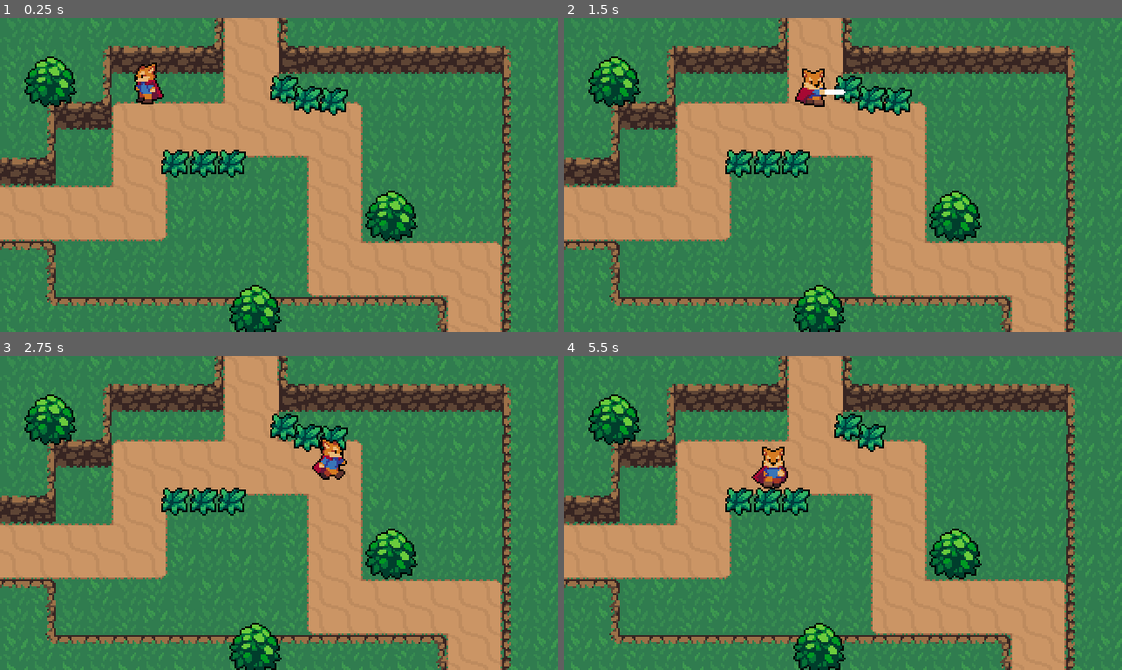
Above: before the commit, frames 1-4 (two rows, left to right).
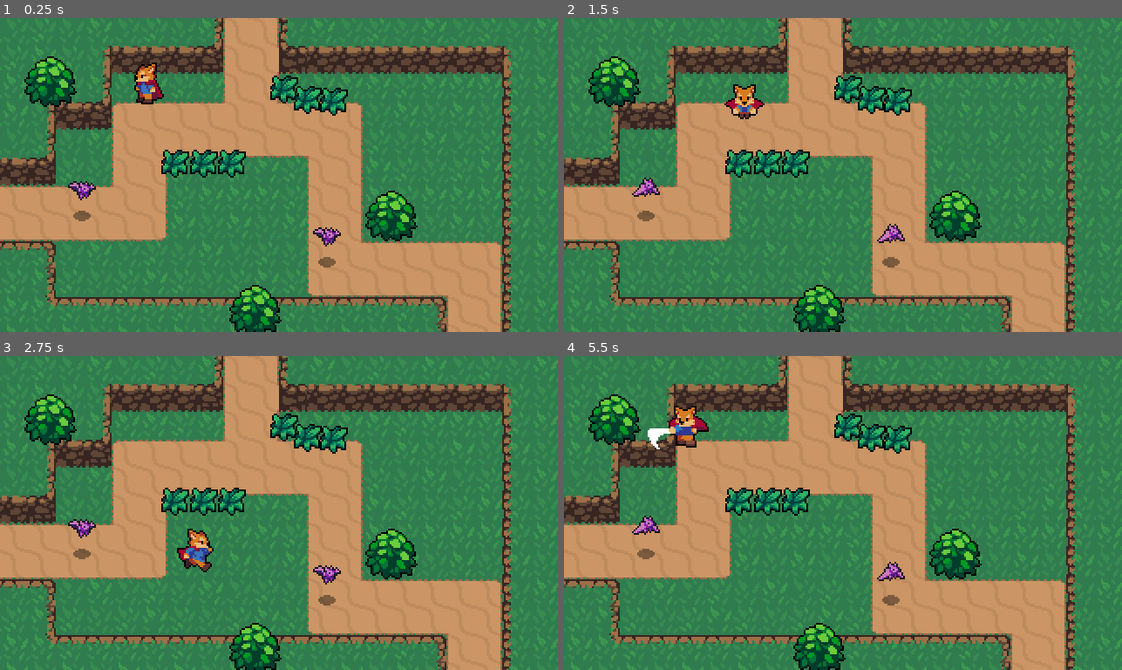
Above: after the commit, the same moments.

Repository: thepydtyper/game-foxrun
Game: Godot game, scene res://World.tscn
Two runs of this game, one before a commit and one after it. Both use one fixed random seed, a clock stepped at 60 frames per second and the inputs below.
Inputs (mouse positions are in pixels of both pictures, inside the frame that each line leads up to):
- Up to frame 1 (0.25 s): no input
- Up to frame 2 (1.5 s): move the mouse to (965, 159) at 0.52 s; hold Right (ui_right) 0.53-1.28 s; click (965, 159) at 0.6 s; move the mouse to (731, 190) at 1.27 s; hold Down (ui_down) from 1.28 s (still down); tap Space (attack, bound only before the commit) at 1.35 s
- Up to frame 3 (2.75 s): move the mouse to (334, 443) at 2.02 s; release Down (ui_down) at 2.03 s; hold Right (ui_right) from 2.03 s (still down); click (334, 443) at 2.1 s
- Up to frame 4 (5.5 s): move the mouse to (815, 575) at 2.77 s; release Right (ui_right) at 2.78 s; hold Up (ui_up) 2.78-3.53 s; tap Space (attack, bound only before the commit) at 2.85, 4.35 s; move the mouse to (1010, 560) at 3.52 s; hold Left (ui_left) 3.53-5.03 s; click (1010, 560) at 3.6 s; move the mouse to (675, 465) at 4.27 s; move the mouse to (870, 513) at 5.02 s; hold Down (ui_down) from 5.03 s (still down); click (870, 513) at 5.1 s

The runs differ from the first frame. In frame 1, 0.5% of the frame differs, in the area x 12-62%, y 51-80%; in frame 2, 1.5%; in frame 3, 1.6%; in frame 4, 2.2%, in the area x 12-63%, y 15-80%.

Commit message:
added bat enemy script

Diff:
--- /dev/null
+++ b/Enemies/Bat.gd
@@ -0,0 +1,15 @@
+extends KinematicBody2D
+
+var knockback = Vector2.ZERO
+
+
+func _physics_process(delta):
+
+	knockback = knockback.move_toward(Vector2.ZERO, 200 * delta)
+	knockback = move_and_slide(knockback)
+
+
+func _on_Hurtbox_area_entered(area):
+
+
+	knockback = area.knockback_vector * 125
--- /dev/null
+++ b/Enemies/Bat.tscn
@@ -0,0 +1,68 @@
+[gd_scene load_steps=13 format=2]
+
+[ext_resource path="res://Shadows/SmallShadow.png" type="Texture" id=1]
+[ext_resource path="res://Enemies/Bat.png" type="Texture" id=2]
+[ext_resource path="res://Enemies/Bat.gd" type="Script" id=3]
+[ext_resource path="res://Overlap/Hurtbox.tscn" type="PackedScene" id=4]
+
+[sub_resource type="AtlasTexture" id=2]
+atlas = ExtResource( 2 )
+region = Rect2( 0, 0, 16, 24 )
+
+[sub_resource type="AtlasTexture" id=3]
+atlas = ExtResource( 2 )
+region = Rect2( 16, 0, 16, 24 )
+
+[sub_resource type="AtlasTexture" id=4]
+atlas = ExtResource( 2 )
+region = Rect2( 32, 0, 16, 24 )
+
+[sub_resource type="AtlasTexture" id=5]
+atlas = ExtResource( 2 )
+region = Rect2( 48, 0, 16, 24 )
+
+[sub_resource type="AtlasTexture" id=6]
+atlas = ExtResource( 2 )
+region = Rect2( 64, 0, 16, 24 )
+
+[sub_resource type="SpriteFrames" id=1]
+animations = [ {
+"frames": [ SubResource( 2 ), SubResource( 3 ), SubResource( 4 ), SubResource( 5 ), SubResource( 6 ) ],
+"loop": true,
+"name": "fly",
+"speed": 10.0
+} ]
+
+[sub_resource type="CircleShape2D" id=7]
+radius = 4.16733
+
+[sub_resource type="CapsuleShape2D" id=8]
+radius = 6.28251
+height = 5.77928
+
+[node name="Bat" type="KinematicBody2D"]
+collision_layer = 16
+script = ExtResource( 3 )
+
+[node name="AnimatedSprite" type="AnimatedSprite" parent="."]
+frames = SubResource( 1 )
+animation = "fly"
+frame = 1
+playing = true
+offset = Vector2( 0, -12 )
+
+[node name="ShadowSprite" type="Sprite" parent="."]
+texture = ExtResource( 1 )
+
+[node name="CollisionShape2D" type="CollisionShape2D" parent="."]
+shape = SubResource( 7 )
+
+[node name="Hurtbox" parent="." instance=ExtResource( 4 )]
+collision_layer = 8
+
+[node name="CollisionShape2D" parent="Hurtbox" index="0"]
+position = Vector2( 0, -13.3322 )
+shape = SubResource( 8 )
+[connection signal="area_entered" from="Hurtbox" to="." method="_on_Hurtbox_area_entered"]
+
+[editable path="Hurtbox"]
--- a/Player/Player.gd
+++ b/Player/Player.gd
@@ -2,21 +2,25 @@
 
 const ACCELERATION = 500
 const MAX_SPEED = 80
+const ROLL_SPEED = 120
 const FRICTION = 500
 
 enum {MOVE, ROLL, ATTACK}
 
 var state = MOVE
 var velocity = Vector2.ZERO
+var roll_vector = Vector2.LEFT
 
 onready var animationPlayer = $AnimationPlayer
 onready var animationTree = $AnimationTree
 onready var animationState = animationTree.get("parameters/playback")
+onready var swordHitbox = $HitboxPivot/SwordHitbox
 
 
 func _ready():
 
 	animationTree.active = true
+	swordHitbox.knockback_vector = roll_vector
 
 
 func _physics_process(delta):
@@ -25,7 +29,7 @@
 		MOVE:
 			move_state(delta)
 		ROLL:
-			pass
+			roll_state(delta)
 		ATTACK:
 			attack_state(delta)
 
@@ -38,6 +42,8 @@
 	input_vector = input_vector.normalized()
 
 	if input_vector != Vector2.ZERO:
+		roll_vector = input_vector
+		swordHitbox.knockback_vector = input_vector
 		animationTree.set("parameters/Idle/blend_position", input_vector)
 		animationTree.set("parameters/Run/blend_position", input_vector)
 		animationTree.set("parameters/Attack/blend_position", input_vector)
@@ -48,7 +54,10 @@
 		animationState.travel("Idle")
 		velocity = velocity.move_toward(Vector2.ZERO, FRICTION * delta)
 
-	velocity = move_and_slide(velocity)
+	move()
+
+	if Input.is_action_just_pressed("roll"):
+		state = ROLL
 
 	if Input.is_action_just_pressed("attack"):
 		state = ATTACK
@@ -56,7 +65,10 @@
 
 func roll_state(delta):
 
-	pass
+	velocity = roll_vector * ROLL_SPEED
+	animationState.travel("Roll")
+	move()
+
 
 func attack_state(delta):
 
@@ -64,8 +76,14 @@
 	animationState.travel("Attack")
 
 
+func move():
+
+	velocity = move_and_slide(velocity)
+
+
 func roll_animation_finished():
 
+	velocity = Vector2.ZERO
 	state = MOVE
 
 
--- a/Player/Player.tscn
+++ b/Player/Player.tscn
@@ -1,8 +1,9 @@
-[gd_scene load_steps=50 format=2]
+[gd_scene load_steps=51 format=2]
 
 [ext_resource path="res://Player/Player.gd" type="Script" id=1]
 [ext_resource path="res://Player/Player.png" type="Texture" id=2]
 [ext_resource path="res://Overlap/Hitbox.tscn" type="PackedScene" id=3]
+[ext_resource path="res://Player/SwordHitbox.gd" type="Script" id=4]
 
 [sub_resource type="CapsuleShape2D" id=1]
 radius = 4.0
@@ -522,42 +523,17 @@
 max_space = Vector2( 1, 1.1 )
 blend_mode = 1
 
-[sub_resource type="AnimationNodeAnimation" id=40]
+[sub_resource type="AnimationNodeAnimation" id=28]
 animation = "RollLeft"
 
-[sub_resource type="AnimationNodeAnimation" id=41]
+[sub_resource type="AnimationNodeAnimation" id=29]
 animation = "RollDown"
 
-[sub_resource type="AnimationNodeAnimation" id=42]
+[sub_resource type="AnimationNodeAnimation" id=30]
 animation = "RollUp"
 
-[sub_resource type="AnimationNodeAnimation" id=43]
+[sub_resource type="AnimationNodeAnimation" id=31]
 animation = "RollRight"
-
-[sub_resource type="AnimationNodeBlendSpace2D" id=44]
-blend_point_0/node = SubResource( 40 )
-blend_point_0/pos = Vector2( -1, 0 )
-blend_point_1/node = SubResource( 41 )
-blend_point_1/pos = Vector2( 0, 1.1 )
-blend_point_2/node = SubResource( 42 )
-blend_point_2/pos = Vector2( 0, -1.1 )
-blend_point_3/node = SubResource( 43 )
-blend_point_3/pos = Vector2( 1, 0 )
-min_space = Vector2( -1, -1.1 )
-max_space = Vector2( 1, 1.1 )
-blend_mode = 1
-
-[sub_resource type="AnimationNodeAnimation" id=28]
-animation = "RunLeft"
-
-[sub_resource type="AnimationNodeAnimation" id=29]
-animation = "RunDown"
-
-[sub_resource type="AnimationNodeAnimation" id=30]
-animation = "RunRight"
-
-[sub_resource type="AnimationNodeAnimation" id=31]
-animation = "RunUp"
 
 [sub_resource type="AnimationNodeBlendSpace2D" id=32]
 blend_point_0/node = SubResource( 28 )
@@ -565,40 +541,65 @@
 blend_point_1/node = SubResource( 29 )
 blend_point_1/pos = Vector2( 0, 1.1 )
 blend_point_2/node = SubResource( 30 )
+blend_point_2/pos = Vector2( 0, -1.1 )
+blend_point_3/node = SubResource( 31 )
+blend_point_3/pos = Vector2( 1, 0 )
+min_space = Vector2( -1, -1.1 )
+max_space = Vector2( 1, 1.1 )
+blend_mode = 1
+
+[sub_resource type="AnimationNodeAnimation" id=33]
+animation = "RunLeft"
+
+[sub_resource type="AnimationNodeAnimation" id=34]
+animation = "RunDown"
+
+[sub_resource type="AnimationNodeAnimation" id=35]
+animation = "RunRight"
+
+[sub_resource type="AnimationNodeAnimation" id=36]
+animation = "RunUp"
+
+[sub_resource type="AnimationNodeBlendSpace2D" id=37]
+blend_point_0/node = SubResource( 33 )
+blend_point_0/pos = Vector2( -1, 0 )
+blend_point_1/node = SubResource( 34 )
+blend_point_1/pos = Vector2( 0, 1.1 )
+blend_point_2/node = SubResource( 35 )
 blend_point_2/pos = Vector2( 1, 0 )
-blend_point_3/node = SubResource( 31 )
+blend_point_3/node = SubResource( 36 )
 blend_point_3/pos = Vector2( 0, -1.1 )
 min_space = Vector2( -1, -1.1 )
 max_space = Vector2( 1, 1.1 )
 blend_mode = 1
 
-[sub_resource type="AnimationNodeStateMachineTransition" id=33]
-
-[sub_resource type="AnimationNodeStateMachineTransition" id=34]
-
-[sub_resource type="AnimationNodeStateMachineTransition" id=35]
-
-[sub_resource type="AnimationNodeStateMachineTransition" id=36]
-
-[sub_resource type="AnimationNodeStateMachineTransition" id=45]
-
-[sub_resource type="AnimationNodeStateMachineTransition" id=46]
-
-[sub_resource type="AnimationNodeStateMachine" id=37]
+[sub_resource type="AnimationNodeStateMachineTransition" id=38]
+
+[sub_resource type="AnimationNodeStateMachineTransition" id=39]
+
+[sub_resource type="AnimationNodeStateMachineTransition" id=40]
+
+[sub_resource type="AnimationNodeStateMachineTransition" id=41]
+
+[sub_resource type="AnimationNodeStateMachineTransition" id=42]
+
+[sub_resource type="AnimationNodeStateMachineTransition" id=43]
+
+[sub_resource type="AnimationNodeStateMachine" id=44]
 states/Attack/node = SubResource( 22 )
 states/Attack/position = Vector2( 490, 215 )
 states/Idle/node = SubResource( 27 )
 states/Idle/position = Vector2( 490, 137 )
-states/Roll/node = SubResource( 44 )
+states/Roll/node = SubResource( 32 )
 states/Roll/position = Vector2( 306, 137 )
-states/Run/node = SubResource( 32 )
+states/Run/node = SubResource( 37 )
 states/Run/position = Vector2( 726, 137 )
-transitions = [ "Idle", "Run", SubResource( 33 ), "Run", "Idle", SubResource( 34 ), "Idle", "Attack", SubResource( 35 ), "Attack", "Idle", SubResource( 36 ), "Roll", "Idle", SubResource( 45 ), "Idle", "Roll", SubResource( 46 ) ]
+transitions = [ "Idle", "Run", SubResource( 38 ), "Run", "Idle", SubResource( 39 ), "Idle", "Attack", SubResource( 40 ), "Attack", "Idle", SubResource( 41 ), "Roll", "Idle", SubResource( 42 ), "Idle", "Roll", SubResource( 43 ) ]
 start_node = "Idle"
 
-[sub_resource type="AnimationNodeStateMachinePlayback" id=38]
-
-[sub_resource type="CapsuleShape2D" id=39]
+[sub_resource type="AnimationNodeStateMachinePlayback" id=45]
+
+[sub_resource type="CapsuleShape2D" id=46]
 height = 12.0
 
 [node name="Player" type="KinematicBody2D"]
@@ -654,10 +655,11 @@
 [node name="SwordHitbox" parent="HitboxPivot" instance=ExtResource( 3 )]
 position = Vector2( 15, 4 )
 collision_mask = 8
+script = ExtResource( 4 )
 
 [node name="CollisionShape2D" parent="HitboxPivot/SwordHitbox" index="0"]
 position = Vector2( 0.44545, -4.45449 )
-shape = SubResource( 39 )
+shape = SubResource( 46 )
 disabled = true
 
 [editable path="HitboxPivot/SwordHitbox"]
--- /dev/null
+++ b/Player/SwordHitbox.gd
@@ -0,0 +1,3 @@
+extends Area2D
+
+var knockback_vector = Vector2.ZERO
--- a/World.tscn
+++ b/World.tscn
@@ -6,6 +6,7 @@
 [ext_resource path="res://World/DirtTileset.png" type="Texture" id=4]
 [ext_resource path="res://World/CliffTileset.png" type="Texture" id=5]
 [ext_resource path="res://World/Grass.tscn" type="PackedScene" id=6]
+[ext_resource path="res://Enemies/Bat.tscn" type="PackedScene" id=7]
 
 [sub_resource type="TileSet" id=1]
 0/name = "DirtTileset.png 0"
@@ -555,3 +556,9 @@
 
 [node name="Grass6" parent="YSort/Grass" instance=ExtResource( 6 )]
 position = Vector2( 183.5, 40 )
+
+[node name="Bat" parent="YSort" instance=ExtResource( 7 )]
+position = Vector2( 187.413, 139.851 )
+
+[node name="Bat2" parent="YSort" instance=ExtResource( 7 )]
+position = Vector2( 47.247, 113.708 )
--- a/project.godot
+++ b/project.godot
@@ -83,7 +83,14 @@
 }
 attack={
 "deadzone": 0.5,
+"events": [ Object(InputEventMouseButton,"resource_local_to_scene":false,"resource_name":"","device":0,"alt":false,"shift":false,"control":false,"meta":false,"command":false,"button_mask":0,"position":Vector2( 0, 0 ),"global_position":Vector2( 0, 0 ),"factor":1.0,"button_index":1,"pressed":false,"doubleclick":false,"script":null)
+, Object(InputEventKey,"resource_local_to_scene":false,"resource_name":"","device":0,"alt":false,"shift":false,"control":false,"meta":false,"command":false,"pressed":false,"scancode":74,"unicode":0,"echo":false,"script":null)
+ ]
+}
+roll={
+"deadzone": 0.5,
 "events": [ Object(InputEventKey,"resource_local_to_scene":false,"resource_name":"","device":0,"alt":false,"shift":false,"control":false,"meta":false,"command":false,"pressed":false,"scancode":32,"unicode":0,"echo":false,"script":null)
+, Object(InputEventKey,"resource_local_to_scene":false,"resource_name":"","device":0,"alt":false,"shift":false,"control":false,"meta":false,"command":false,"pressed":false,"scancode":75,"unicode":0,"echo":false,"script":null)
  ]
 }
 
@@ -93,6 +100,7 @@
 2d_physics/layer_2="Player"
 2d_physics/layer_3="PlayerHurtbox"
 2d_physics/layer_4="EnemyHurtbox"
+2d_physics/layer_5="Enemy"
 
 [rendering]
 
Not shown: 1 places in Player/Player.tscn that only renumber resources
Not shown: 1 places in World.tscn that only renumber resources
